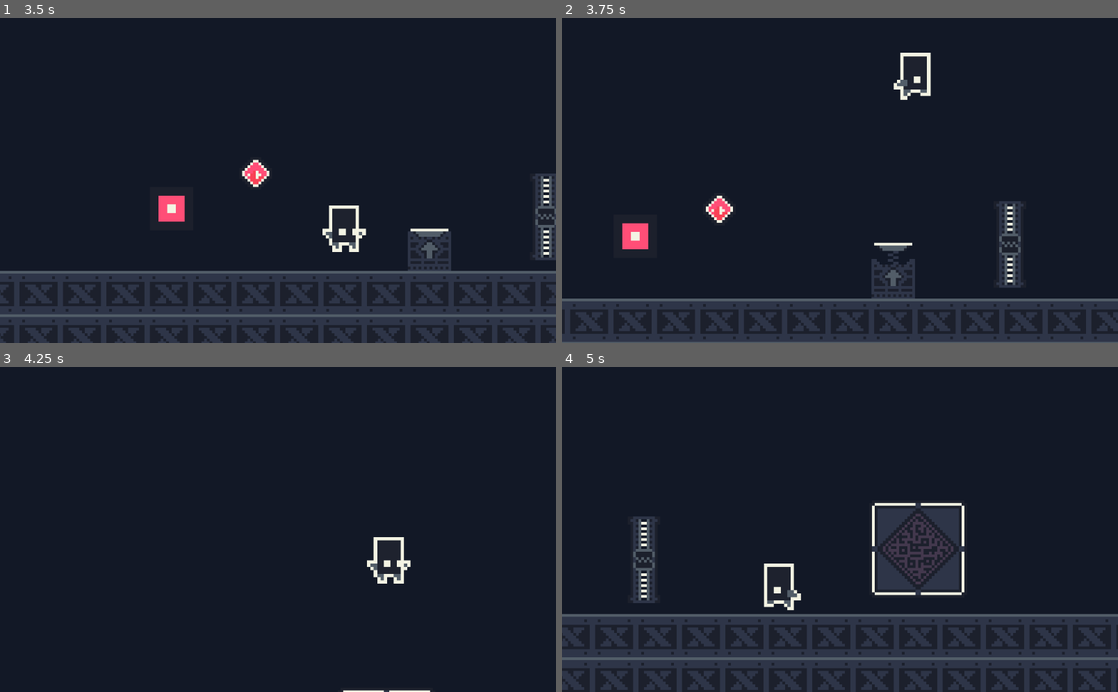
Above: before the commit, frames 1-4 (two rows, left to right).
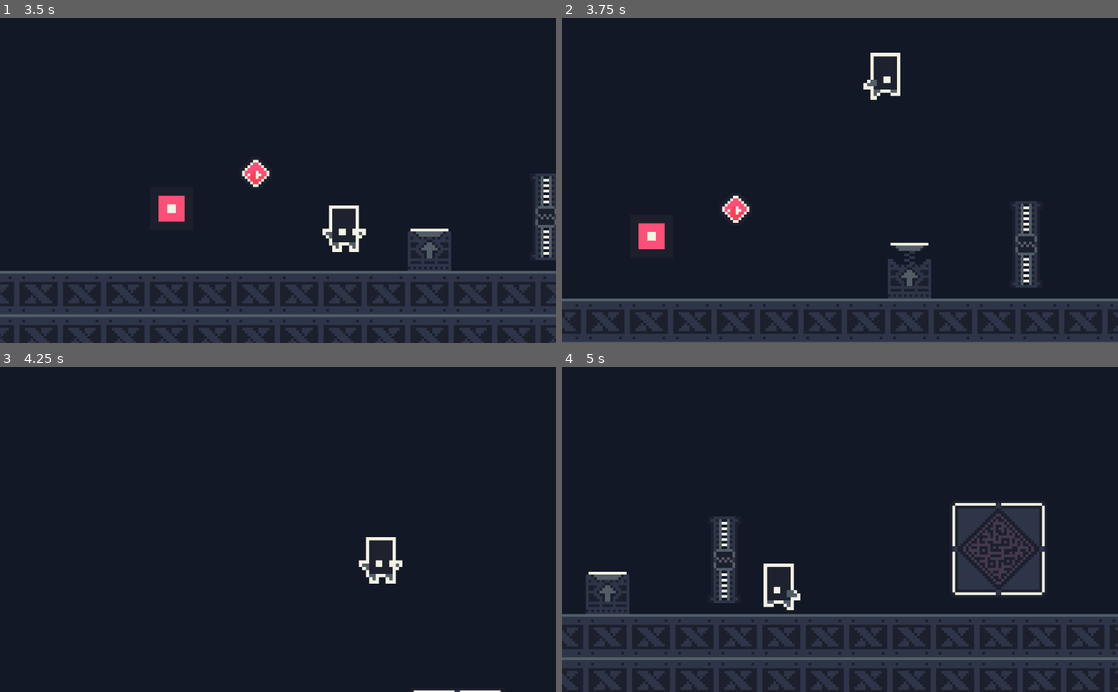
Above: after the commit, the same moments.

Repository: realAlpe/PlatformerGodot
Game: Godot game, scene res://src/Levels/LevelTemplate.tscn
Same seed, same stepped clock (60 frames per second), same inputs: the game is played once before the commit and once after it. This scene is started directly instead of the project's main scene.
Inputs:
- Up to frame 1 (3.5 s): hold Right (ui_right) 0.53-2.03 s; tap C (jump) at 0.77, 1.52, 3.02 s; hold Left (ui_left) 2.03-2.78 s; hold Right (ui_right) from 2.78 s (still down)
- Up to frame 2 (3.75 s): keep holding Right (ui_right)
- Up to frame 3 (4.25 s): keep holding Right (ui_right); tap C (jump) at 3.77 s
- Up to frame 4 (5 s): release Right (ui_right) at 4.28 s; hold Left (ui_left) from 4.28 s (still down); tap C (jump) at 4.52 s

Frame 1 is identical in both runs. In frame 2, 6.4% of the frame differs, in the area x 0-100%, y 10-99%; in frame 3, 0.8%; in frame 4, 16%, in the area x 0-100%, y 41-100%.

Commit message:
Changed Jumppad to staticbody
Changed Jumppad to staticbody so, the player cannot go through it anymore.

Diff:
--- a/src/Objects/JumpPad.tscn
+++ b/src/Objects/JumpPad.tscn
@@ -1,26 +1,34 @@
-[gd_scene load_steps=4 format=2]
+[gd_scene load_steps=5 format=2]
 
 [ext_resource path="res://assets_industrial_proj/industrial.v2.png" type="Texture" id=1]
-[ext_resource path="res://src/Objects/gd/JumpPad.gd" type="Script" id=2]
+[ext_resource path="res://src/Objects/gd/JumpPadArea.gd" type="Script" id=2]
 
+[sub_resource type="RectangleShape2D" id=2]
+extents = Vector2( 8, 7.00716 )
 
 [sub_resource type="RectangleShape2D" id=1]
-extents = Vector2( 8, 8 )
+extents = Vector2( 9.18576, 1.82988 )
 
-[node name="JumpPadArea" type="Area2D"]
+[node name="JumpPad" type="StaticBody2D"]
 position = Vector2( 0, -2 )
+
+[node name="CollisionShape2D2" type="CollisionShape2D" parent="."]
+position = Vector2( 0, 3.10692 )
+shape = SubResource( 2 )
+
+[node name="JumpPadArea" type="Area2D" parent="."]
 script = ExtResource( 2 )
 
-[node name="Sprite" type="Sprite" parent="."]
+[node name="Sprite" type="Sprite" parent="JumpPadArea"]
 texture = ExtResource( 1 )
 hframes = 2
 region_enabled = true
 region_rect = Rect2( 16, 75, 32, 21 )
 
-[node name="CollisionShape2D" type="CollisionShape2D" parent="."]
-position = Vector2( 0, 2 )
+[node name="CollisionShape2D" type="CollisionShape2D" parent="JumpPadArea"]
+position = Vector2( 0, -6 )
 shape = SubResource( 1 )
 
-[node name="SpriteTimer" type="Timer" parent="."]
+[node name="SpriteTimer" type="Timer" parent="JumpPadArea"]
 wait_time = 0.3
-[connection signal="timeout" from="SpriteTimer" to="." method="_on_SpriteTimer_timeout"]
+[connection signal="timeout" from="JumpPadArea/SpriteTimer" to="JumpPadArea" method="_on_SpriteTimer_timeout"]
--- a/src/Objects/gd/JumpPad.gd
+++ b/src/Objects/gd/JumpPadArea.gd
@@ -7,7 +7,7 @@
 func _ready() -> void:
 	connect("body_entered", self, "_on_body_entered")
 
-func _on_body_entered(body):
+func _on_body_entered(body) -> void:
 	if not currently_triggered:
 		body.velocity.y -= 1024
 		body.dash_count = 0
